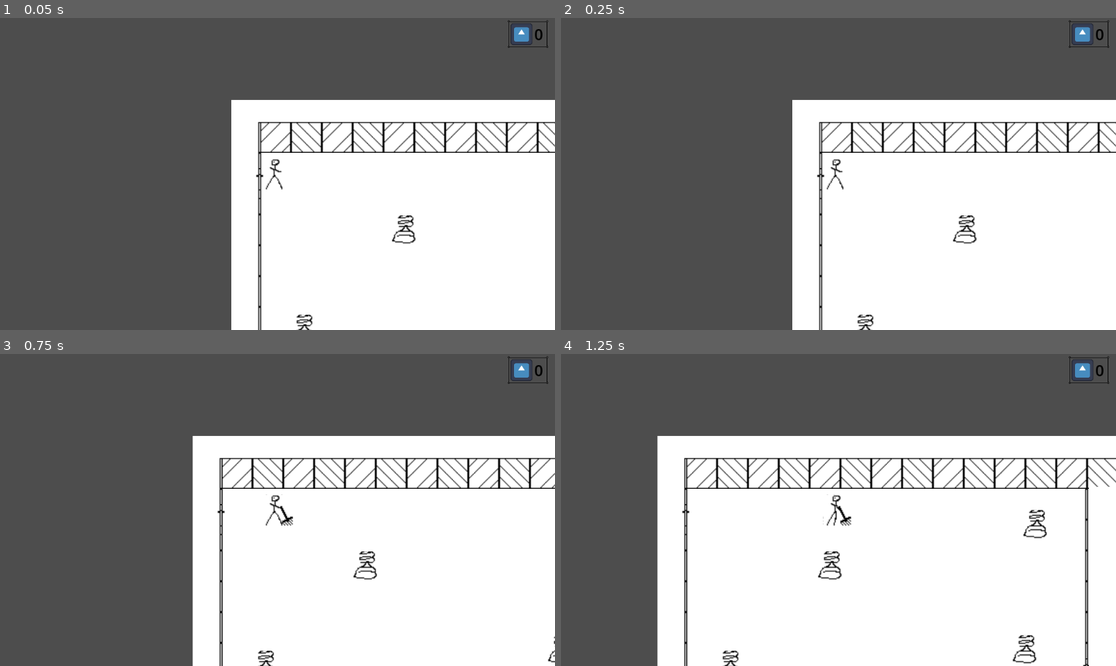
Above: before the commit, frames 1-4 (two rows, left to right).
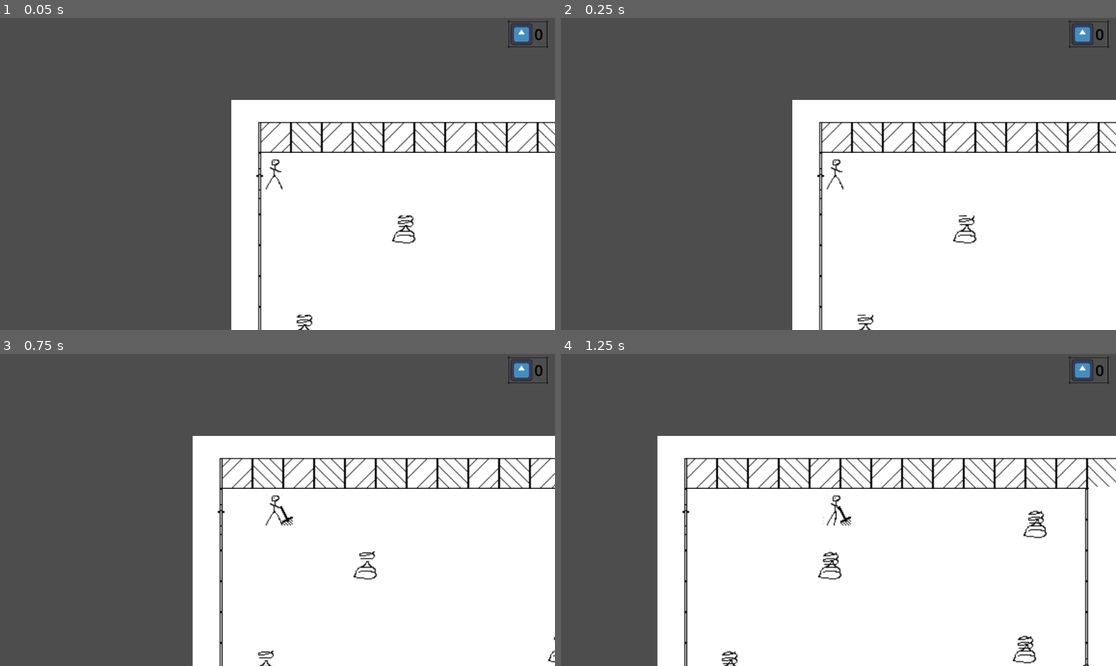
Above: after the commit, the same moments.

Repository: grafgustav/godot-stick-figure-cleaning
Game: Godot game, scene res://game.tscn
The game is run twice, just before and just after one commit, with the same random seed, the same clock (stepped at 60 frames per second) and the same inputs. The engine's default icon, where the game draws it, is replaced by a stand-in: a white triangle on a blue panel in a dark square.
Inputs:
- Up to frame 1 (0.05 s): no input
- Up to frame 2 (0.25 s): no input
- Up to frame 3 (0.75 s): hold D (move_right) from 0.53 s (still down); hold Space (use_tool) from 0.53 s (still down)
- Up to frame 4 (1.25 s): keep holding D (move_right); keep holding Space (use_tool)

Frame 1 is identical in both runs. In frame 2, 0.2% of the frame differs, in the area x 53-75%, y 63-99%; in frame 3, 0.2%; in frame 4, 0.4%, in the area x 28-88%, y 49-100%.

Commit message:
tool cds work

Diff:
--- a/Tools/tool.gd
+++ b/Tools/tool.gd
@@ -19,15 +19,11 @@
 
 # return true if the operation was successful, otherwise false
 func use_tool() -> bool:
+	print(cooldown_timer.time_left)
 	if can_use():
-		activate()
 		start_cooldown()
-		tool_used.emit()
 		return true
 	return false
-
-func activate() -> void:
-	pass
 
 func start_cooldown() -> void:
 	cooldown_timer.start()
@@ -35,5 +31,11 @@
 func can_use() -> bool:
 	return cooldown_timer.is_stopped()
 
+func turn_left() -> void:
+	hitbox.scale = Vector2(-1, 1)
+
+func turn_right() -> void:
+	hitbox.scale = Vector2(1, 1)
+
 func _on_cooldown_finished() -> void:
 	tool_ready.emit()
--- a/Tools/tool.tscn
+++ b/Tools/tool.tscn
@@ -9,10 +9,11 @@
 script = ExtResource("1_f6vxs")
 
 [node name="CleanBox" type="Area2D" parent="."]
-position = Vector2(19, 25)
 
 [node name="CollisionShape2D" type="CollisionShape2D" parent="CleanBox"]
+position = Vector2(13, 15)
 shape = SubResource("CircleShape2D_3gk12")
 
 [node name="CDTimer" type="Timer" parent="."]
 unique_name_in_owner = true
+one_shot = true
--- a/kacki.tscn
+++ b/kacki.tscn
@@ -1,7 +1,8 @@
-[gd_scene load_steps=10 format=3 uid="uid://bhwp40he4ct68"]
+[gd_scene load_steps=11 format=3 uid="uid://bhwp40he4ct68"]
 
 [ext_resource type="Texture2D" uid="uid://c28x10a3pijgj" path="res://drawings/Tilemap.png" id="1_p1bbu"]
-[ext_resource type="Script" uid="uid://b42mnv1htuwhr" path="res://Components/HitPointComponent.gd" id="1_xdoto"]
+[ext_resource type="Script" uid="uid://r58ochl7osbt" path="res://kacki.gd" id="1_xdoto"]
+[ext_resource type="Script" uid="uid://b42mnv1htuwhr" path="res://Components/HitPointComponent.gd" id="3_rr5wu"]
 
 [sub_resource type="AtlasTexture" id="AtlasTexture_xdoto"]
 atlas = ExtResource("1_p1bbu")
--- a/player.gd
+++ b/player.gd
@@ -24,17 +24,16 @@
 	self.velocity = direction * 200
 	if direction.x < 0:
 		happyFreddy.flip_h = true
-		# %CleanBox.scale = Vector2(-1, 1)
+		equipped_tool.turn_left()
 	elif direction.x > 0:
 		happyFreddy.flip_h = false
-		# %CleanBox.scale = Vector2(1, 1)
+		equipped_tool.turn_right()
 	move_and_slide()
 
 	var using_tool = Input.is_action_pressed("use_tool")
 
 	if using_tool:
 		use_tool()
-		cleaning()
 	else:
 		if velocity.length() > 0.0:
 			happyFreddy.play_walk_animation()
@@ -43,10 +42,9 @@
 
 func use_tool() -> void:
 	var tool_used = equipped_tool.use_tool()
-	#if tool_used:
-		# play animation & clean
 	play_tool_animation(equipped_tool.animation_name)
-		# cleaning()
+	if tool_used:
+		cleaning()
 
 func play_tool_animation(animation_name) -> void:
 	match animation_name:
Not shown: 1 places in kacki.tscn that only renumber resources
